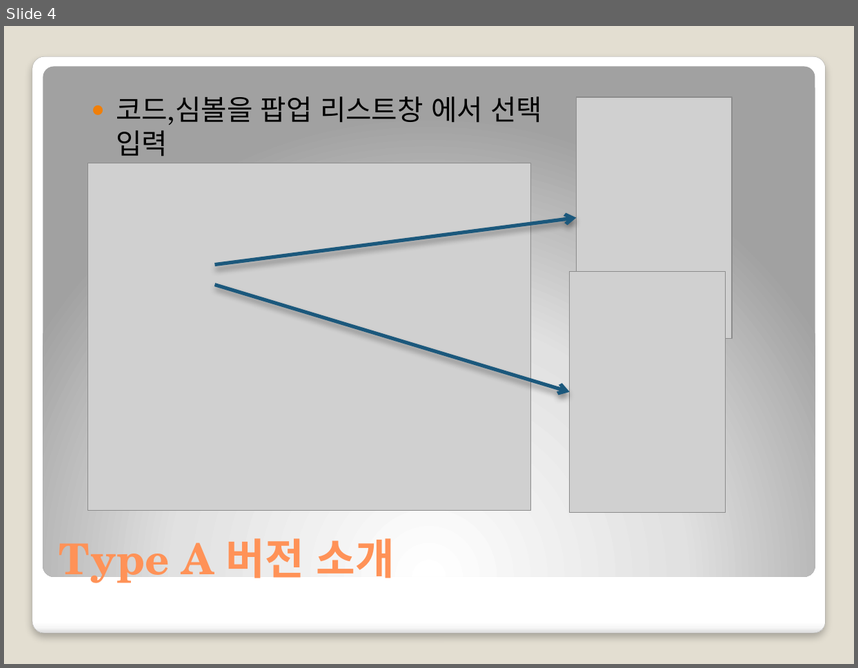
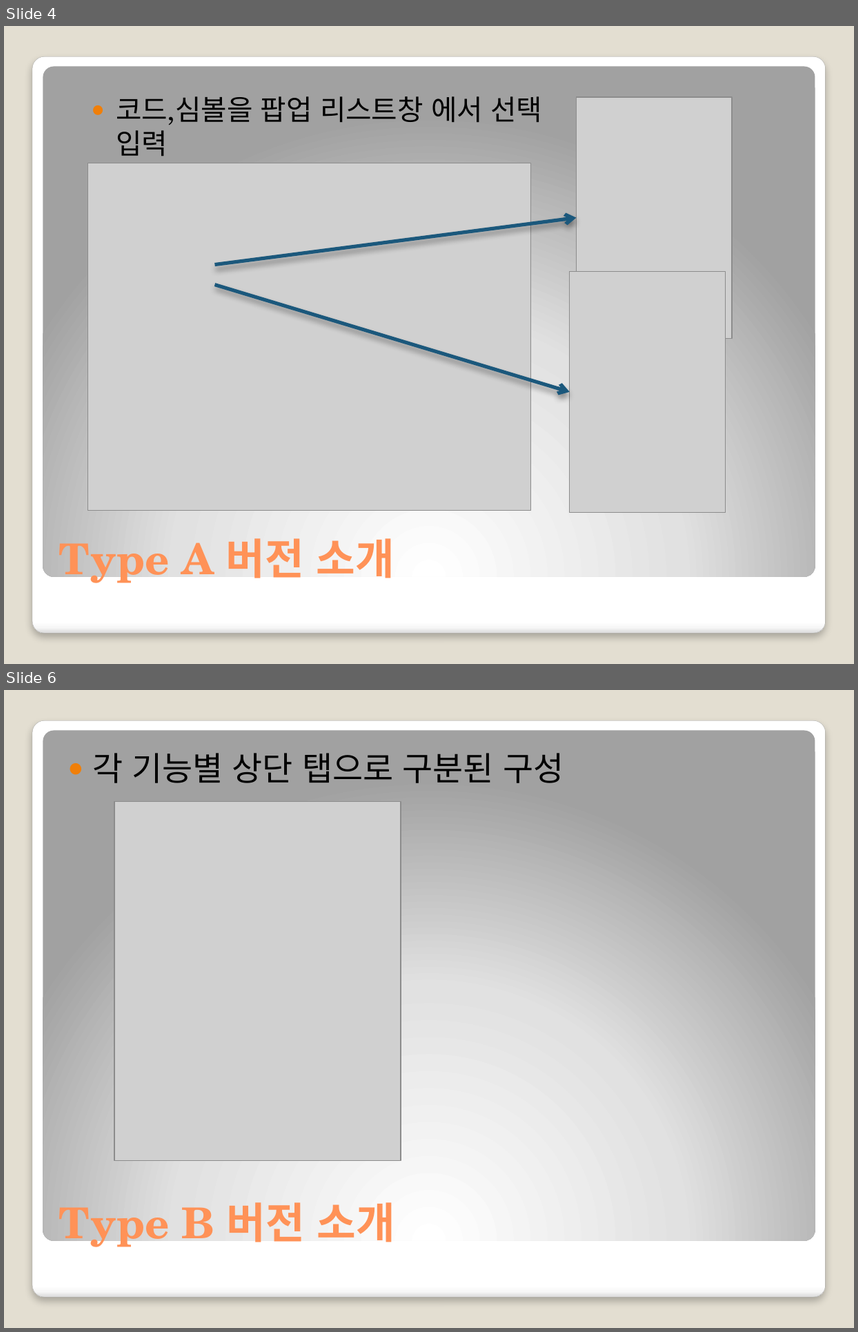
Before and after one commit to nbvc1003/stockAnalyst, a slide deck: 중간프로젝트2차_금융상품 분석툴20191224.pptx. Shown one above the other, each under a label of ours: slide 4 before the commit, slides 4 and 6 after it; the slides between them are not shown. The pictures are 858x668 and 858x1332 pixels, drawn with LibreOffice and Linux fonts; fonts in the diff are those of the drawing; grey boxes stand for pictures. Boxes give left, top, right and bottom in pixels: in the first picture for what was removed or moved away, otherwise in the second. Text is boxed around its words. In the diff, an @@ line names an element or a change of style, - is before the commit and + after.

```diff
--- a/중간프로젝트2차_금융상품 분석툴20191224.pptx
+++ b/중간프로젝트2차_금융상품 분석툴20191224.pptx
@@ slide 6 added at (x1=4, y1=690, x2=854, y2=1328), background #E3DED1; not listed: 2 template elements that a slide beside it also shows @@
@@ text added at (x1=92, y1=753, x2=564, y2=783), 28 pt, text #000000 @@
+● 각 기능별 상단 탭으로 구분된 구성
@@ picture added at (x1=114, y1=801, x2=401, y2=1160) @@
@@ title added at (x1=59, y1=1202, x2=395, y2=1252), 36 pt, text #FF9258, bold @@
+Type B 버전 소개
```
Also in this commit, not shown: 3 slides changed, 3 other slides added, 2 other files.
